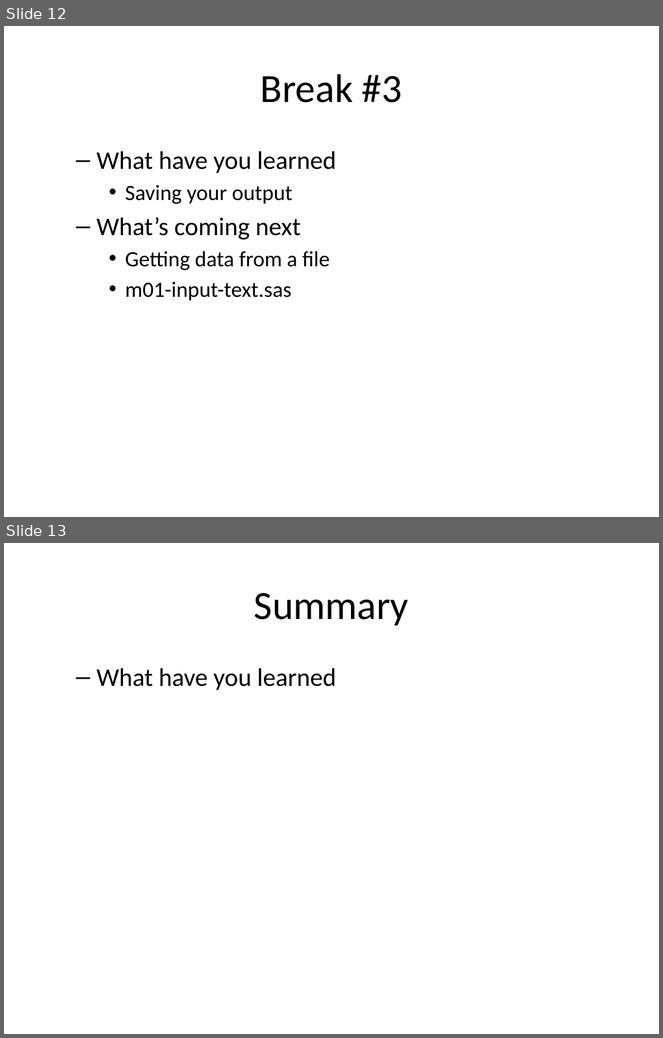
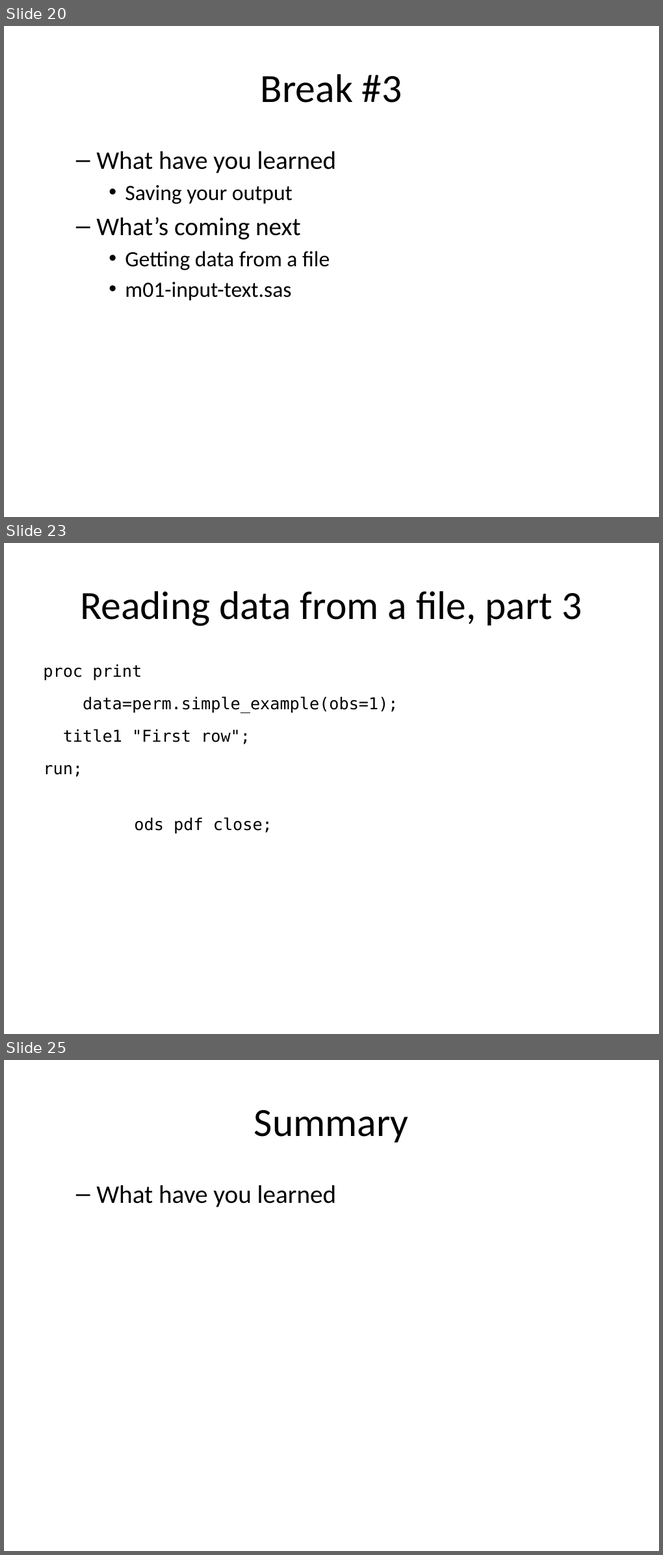
Before and after one commit to pmean/introduction-to-SAS, a slide deck: results/m01-basic-program.pptx. Shown one above the other, each under a label of ours: slides 12 and 13 before the commit, slides 20, 23 and 25 after it; the slides between them are not shown. The pictures are 663x1038 and 663x1555 pixels, drawn with LibreOffice and Linux fonts; fonts in the diff are those of the drawing. Boxes give left, top, right and bottom in pixels: in the first picture for what was removed or moved away, otherwise in the second. Text is boxed around its words. In the diff, an @@ line names an element or a change of style, - is before the commit and + after.

```diff
--- a/results/m01-basic-program.pptx
+++ b/results/m01-basic-program.pptx
@@ slide 23 added at <box>4,543,659,1034</box>, background #FFFFFF @@
@@ title added at <box>80,591,582,626</box>, 44 pt, text #000000 @@
+Reading data from a file, part 3
@@ text added at <box>43,665,398,834</box>, 18 pt, text #000000 @@
+proc print
+data=perm.simple_example(obs=1);
+title1 "First row";
+run;
+ods pdf close;
@@ what was slide 12 is now slide 20 @@
@@ what was slide 13 is now slide 25 @@
```
Also in this commit, not shown: 3 slides changed, 11 other slides added, 6 other files.
